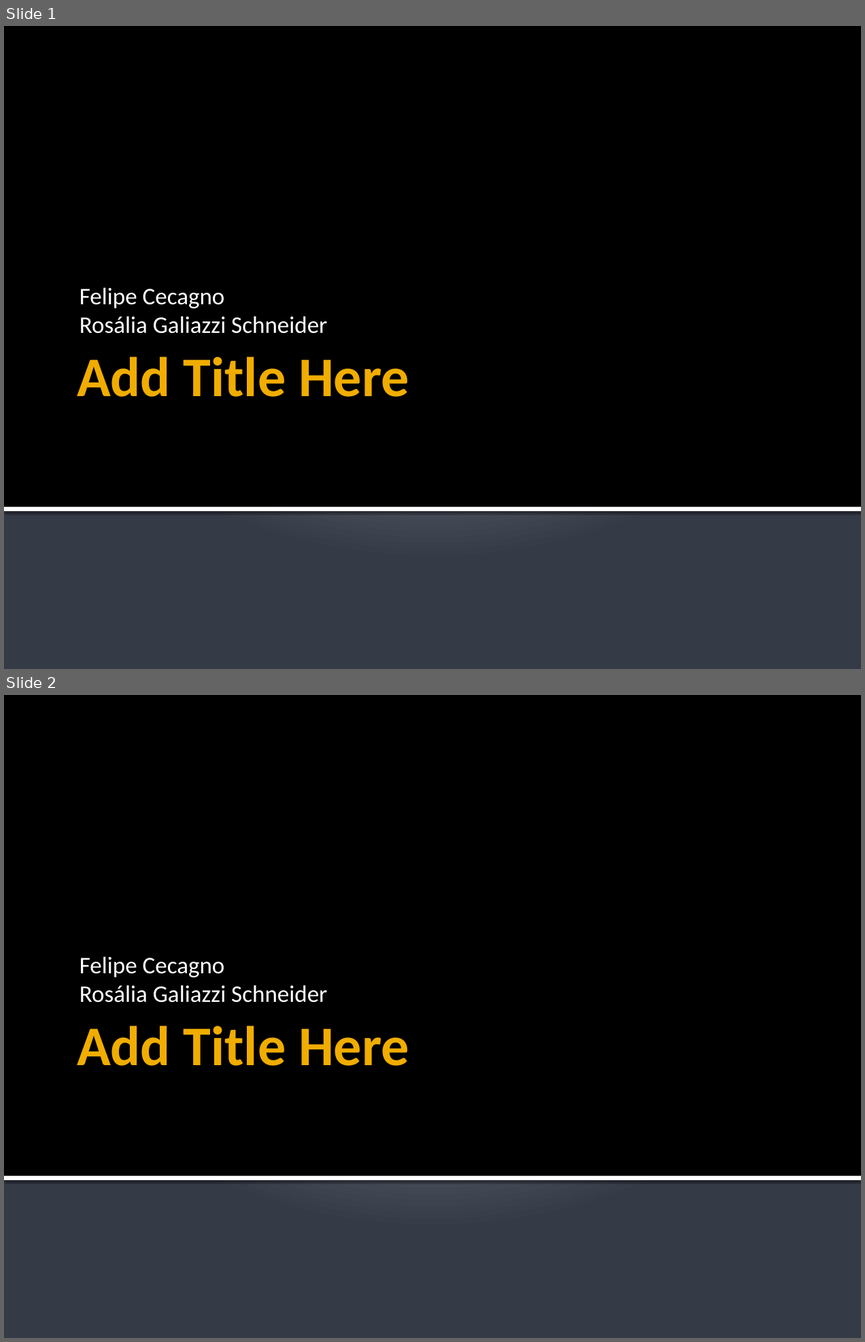
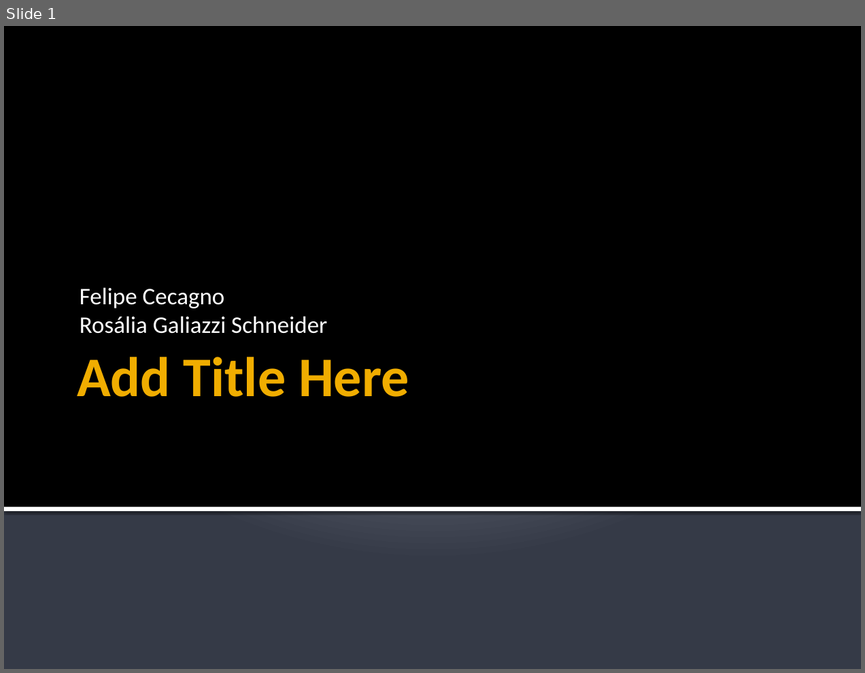
Before and after one commit to fcecagno/epsilon-video-player, a slide deck: Docs/TrabFinal.pptx. Shown one above the other, each under a label of ours: slides 1 and 2 before the commit, slide 1 after it. The pictures are 865x1342 and 865x673 pixels, drawn with LibreOffice and Linux fonts; fonts in the diff are those of the drawing. Boxes give left, top, right and bottom in pixels: in the first picture for what was removed or moved away, otherwise in the second. Text is boxed around its words. In the diff, an @@ line names an element or a change of style, - is before the commit and + after.

```diff
--- a/Docs/TrabFinal.pptx
+++ b/Docs/TrabFinal.pptx
@@ slide 2 removed at [4,695,861,1338], background gradient #C1C5D3 to #BFC4D2 to #353B47; not listed: 2 template elements that a slide beside it also shows @@
@@ subtitle removed at [79,956,327,1002] @@
-Felipe Cecagno
-Rosália Galiazzi Schneider
@@ title removed at [77,1025,409,1066] @@
-Add Title Here
```
Also in this commit, not shown: 8 slides added, 25 other files.
